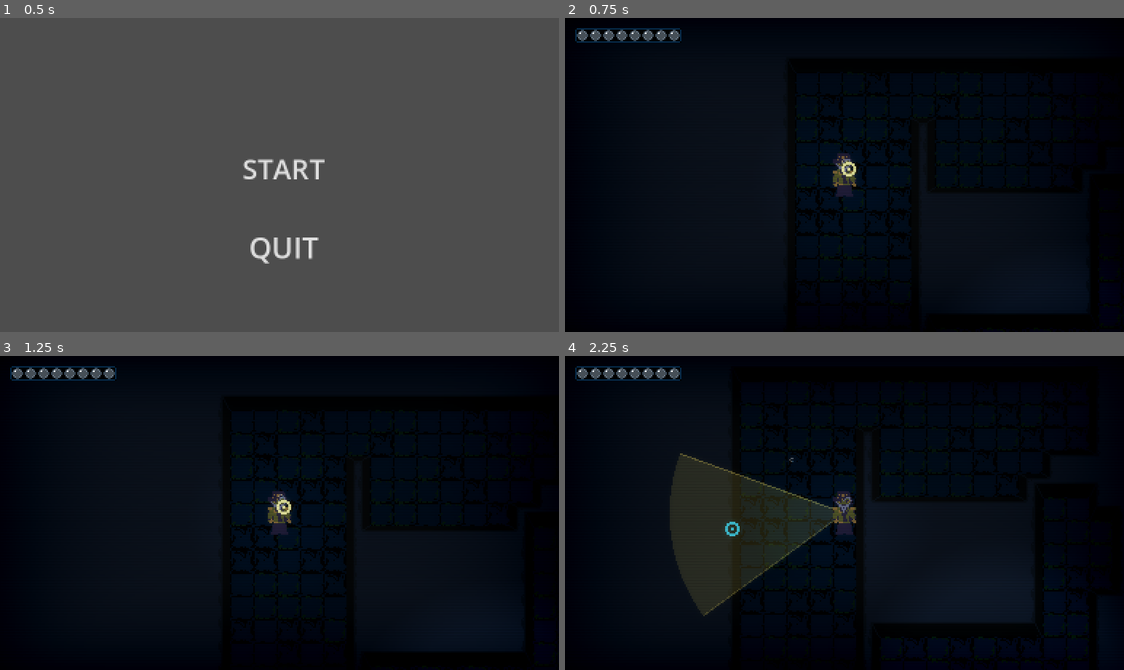
Above: before the commit, frames 1-4 (two rows, left to right).
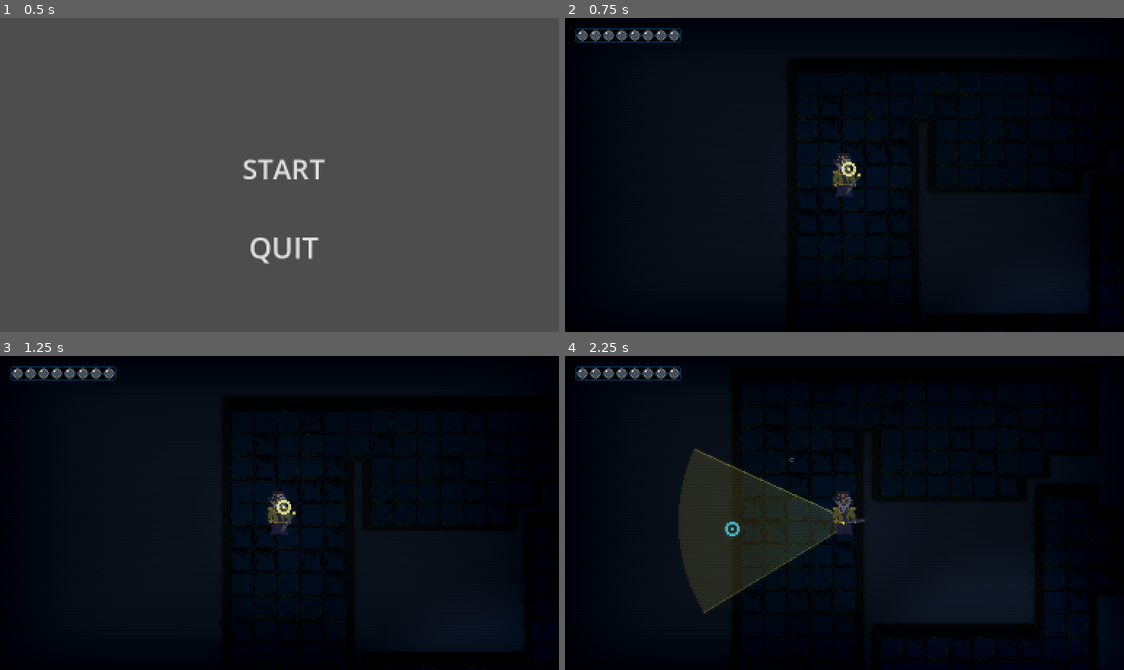
Above: after the commit, the same moments.

Repository: jablonskibrandan/GodotWild98
Game: Godot game, scene res://scenes/main_menu.tscn
Same seed, same stepped clock (60 frames per second), same inputs: the game is played once before the commit and once after it. Sound files missing from this copy of the repository are replaced by a short silence.
Inputs (mouse positions are in pixels of both pictures, inside the frame that each line leads up to):
- Up to frame 1 (0.5 s): no input
- Up to frame 2 (0.75 s): click "START" at 0.5 s
- Up to frame 3 (1.25 s): no input
- Up to frame 4 (2.25 s): tap Enter at 1.25 s; move the mouse to (967, 497) at 1.27 s; hold D (move_right) 1.28-2.03 s; hold F (flashlight_toggle) 1.28-2.03 s; move the mouse to (732, 528) at 2.02 s; hold S (move_down) from 2.03 s (still down); right-click (732, 528) at 2.1 s

Frame 1 is identical in both runs. In frame 2, less than 0.1% of the frame differs, in the area x 50-53%, y 49-57%; in frame 3, less than 0.1%; in frame 4, 1.7%, in the area x 18-54%, y 29-83%.

Commit message:
flashlight sprite implementation

Diff:
--- a/scenes/floor_one.tscn
+++ b/scenes/floor_one.tscn
@@ -18,8 +18,9 @@
 [ext_resource type="Script" uid="uid://dady07nhex7xv" path="res://scripts/player/bubble_health.gd" id="11_bubble_health"]
 [ext_resource type="PackedScene" path="res://scenes/bubble_bar.tscn" id="12_bubble_bar"]
 [ext_resource type="Texture2D" uid="uid://dp4illl5bapcx" path="res://visuals/ui/air_release.png" id="14_fio2n"]
+[ext_resource type="Texture2D" uid="uid://deo156ulol0mh" path="res://visuals/player/flashlight_small.png" id="15_bkyrt"]
 [ext_resource type="Shader" uid="uid://bogy8vvctkjss" path="res://visuals/crt_shader.gdshader" id="17_ap1ie"]
-[ext_resource type="Texture2D" uid="uid://nxd5y2sdikfy" path="res://visuals/ui/bubble_bar.png" id="19_tc85r"]
+[ext_resource type="Texture2D" uid="uid://qud7y6guapj7" path="res://visuals/ui/bubble_bar.png" id="19_tc85r"]
 
 [sub_resource type="TileSetAtlasSource" id="TileSetAtlasSource_gnqv8"]
 texture = ExtResource("9_panii")
@@ -907,6 +908,12 @@
 initial_velocity_max = 8.0
 scale_amount_curve = SubResource("Curve_fio2n")
 
+[node name="FlashlightSprite" type="Sprite2D" parent="Player" unique_id=852483478]
+show_behind_parent = true
+rotation = 1.5707964
+scale = Vector2(0.5, 0.5)
+texture = ExtResource("15_bkyrt")
+
 [node name="MonsterManager" type="Node2D" parent="." unique_id=1820516849]
 script = ExtResource("10_0sur2")
 
--- a/scripts/player/player_controller.gd
+++ b/scripts/player/player_controller.gd
@@ -6,56 +6,20 @@
 
 var _movement_bounds: Rect2
 var _cursor: TargetCursor
-var facing_direction : String = "down"
+var input_direction : Vector2 = Vector2.ZERO
+var facing_animation : String = "down"
+var cursor_direction : Vector2 = Vector2.DOWN
 @onready var sprite = $AnimatedSprite2D
+@onready var flashlight_sprite = $FlashlightSprite
 
-func _get_facing() -> Vector2:
+func _process(_delta: float) -> void:
+	animate()
 
-	var combined_angle : float
-	var facing_vector : Vector2 = Input.get_vector(
-		"move_left", "move_right", "move_up", "move_down"
-	)
-
-	if facing_vector == Vector2.ZERO:
-		return Vector2.ZERO
-	combined_angle = snappedf(facing_vector.angle(),PI/4)
-	facing_vector = Vector2(cos(combined_angle),sin(combined_angle))
-
-	return facing_vector
-
-func _animate(vector: Vector2 = Vector2.ZERO):
-
-	if vector == Vector2.ZERO:
-		sprite.play("idle_"+facing_direction)
-		return
-
-	var snapped_vector = Vector2(snapped(cos(vector.angle()),1),snapped(sin(vector.angle()),1))
-	var prev_dir = facing_direction
-	if snapped_vector.y < 0:
-		facing_direction = "up"
-	elif snapped_vector.y > 0:
-		facing_direction = "down"
-	if snapped_vector.x > 0:
-		facing_direction = "right"
-	elif snapped_vector.x < 0:
-		facing_direction = "left"
-	if (snapped_vector.x != 0) && (snapped_vector.y != 0):
-		if prev_dir == "down" && snapped_vector.y < 0:
-			sprite.play(facing_direction)
-			return
-		if prev_dir == "up" && snapped_vector.y > 0:
-			sprite.play(facing_direction)
-			return
-		if prev_dir == "left" && snapped_vector.x > 0:
-			sprite.play(facing_direction)
-			return
-		if prev_dir == "right" && snapped_vector.x < 0:
-			sprite.play(facing_direction)
-			return
-		sprite.play(prev_dir)
-		facing_direction = prev_dir
-		return
-	sprite.play(facing_direction)
+func animate():
+	if input_direction == Vector2.ZERO:
+		sprite.play("idle_"+facing_animation)
+	else:
+		sprite.play(facing_animation)
 
 func configure(bounds: Rect2, cursor: TargetCursor) -> void:
 	_movement_bounds = bounds
@@ -66,7 +30,9 @@
 	var direction: Vector2 = Input.get_vector(
 		"move_left", "move_right", "move_up", "move_down"
 	)
+
 	if direction != Vector2.ZERO:
+		update_facing(direction)
 		velocity = direction * move_speed
 		move_and_slide()
 		#global_position = Vector2(
@@ -74,13 +40,58 @@
 			#clampf(global_position.y, _movement_bounds.position.y + radius, _movement_bounds.end.y - radius)
 		#)
 
-	# The aiming line also changes when the mouse moves without player movement.
-	queue_redraw()
+	input_direction = direction
+
+	update_cursor()
+	if facing_animation == "down":
+		flashlight_sprite.show_behind_parent = false
+		flashlight_sprite.position.x = 6
+		flashlight_sprite.position.y = 6
+	elif facing_animation == "up":
+		flashlight_sprite.show_behind_parent = true
+		flashlight_sprite.position.x = -6
+		flashlight_sprite.position.y = 2
+	elif facing_animation == "right":
+		flashlight_sprite.show_behind_parent = true
+		flashlight_sprite.position.x = 0
+		flashlight_sprite.position.y = 2
+	elif facing_animation == "left":
+		flashlight_sprite.show_behind_parent = false
+		flashlight_sprite.position.x = 0
+		flashlight_sprite.position.y = 2
+
+	flashlight_sprite.rotation = cursor_direction.angle()
+
+func update_facing(direction: Vector2):
+	if direction == Vector2.ZERO:
+		return
+	elif direction == Vector2.RIGHT:
+		facing_animation = "right"
+	elif direction == Vector2.LEFT:
+		facing_animation = "left"
+	elif direction == Vector2.UP:
+		facing_animation = "up"
+	elif direction == Vector2.DOWN:
+		facing_animation = "down"
+	#up/down plus left/right defaults to left/right, unless already facing one of the directions
+	elif (direction.x > 0
+		&& facing_animation != "up" && facing_animation != "down"):
+		facing_animation = "right"
+	elif (direction.x < 0
+		&& facing_animation != "up" && facing_animation != "down"):
+		facing_animation = "left"
 
 
+func update_cursor():
+	if _cursor == null:
+		return
+	var direction: Vector2 = to_local(_cursor.global_position).normalized()
+	if direction == Vector2.ZERO:
+		direction = Vector2.RIGHT
+
+	cursor_direction = direction
+
 func _draw() -> void:
-
-	_animate(_get_facing())
 	pass
 	#draw_circle(Vector2.ZERO, radius, Color("#ebf2ff"))
 	#draw_circle(Vector2.ZERO, radius * 0.6, Color("#5d87c9"))
--- a/scripts/tools/flashlight_tool.gd
+++ b/scripts/tools/flashlight_tool.gd
@@ -72,7 +72,7 @@
 	if not enabled or _player == null or _cursor == null:
 		return
 
-	var origin: Vector2 = to_local(_player.global_position)
+	var origin: Vector2 = to_local(_player.flashlight_sprite.global_position)
 	var aim: Vector2 = to_local(_cursor.global_position) - origin
 	if aim.length_squared() < 0.01:
 		aim = Vector2.RIGHT
Not shown, added: visuals/ui/bubble_bar.png.import
